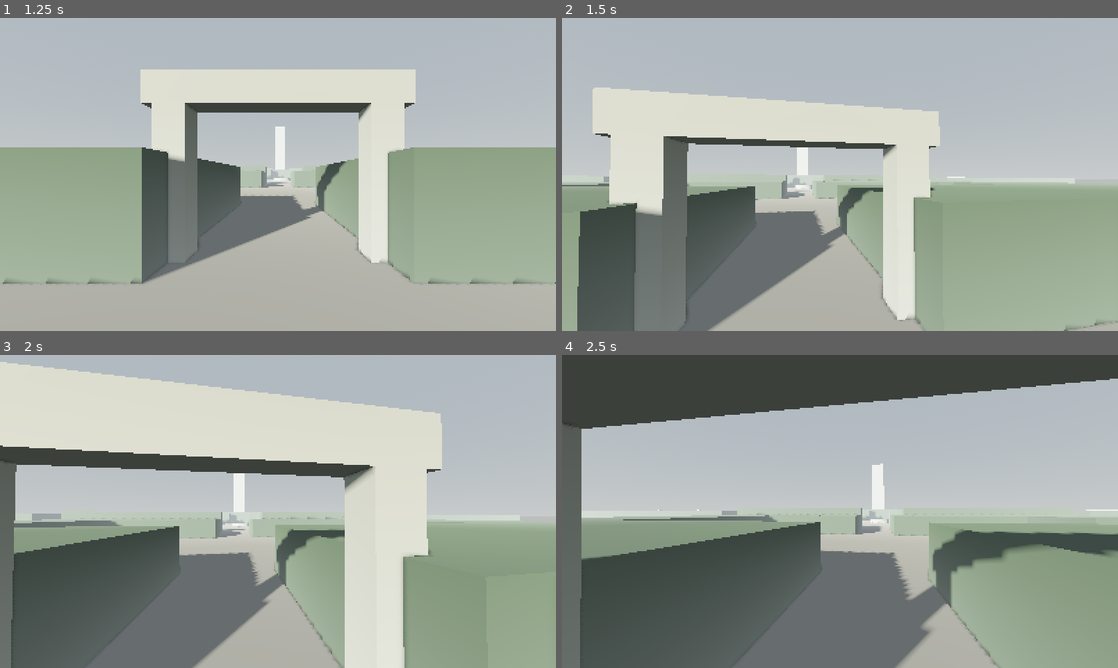
Above: before the commit, frames 1-4 (two rows, left to right).
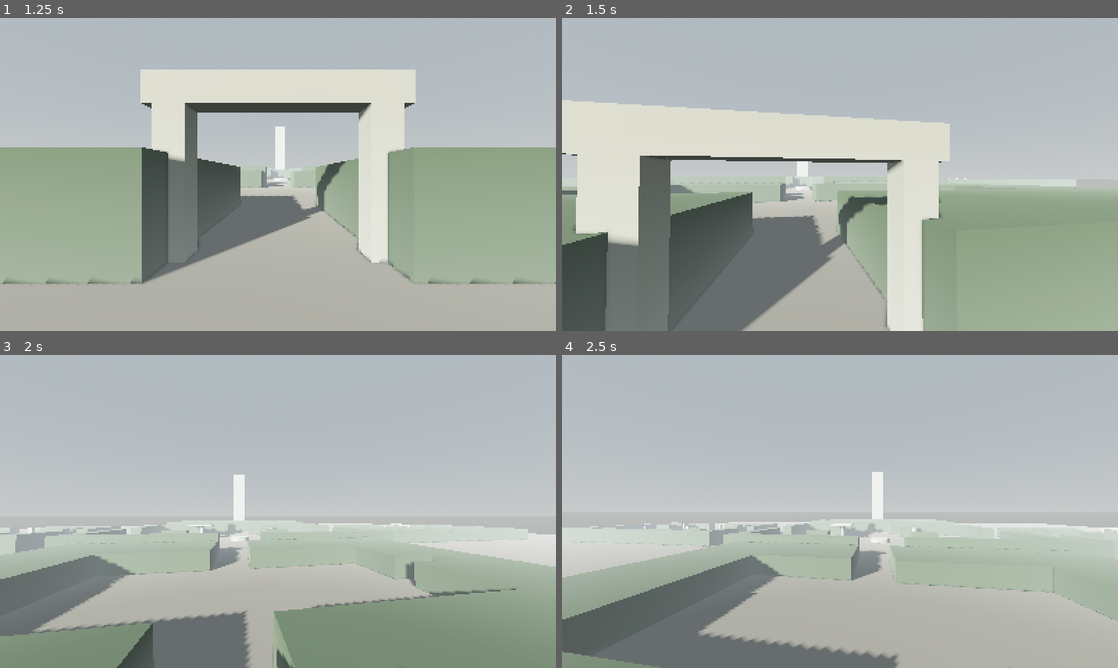
Above: after the commit, the same moments.

Repository: klauschatrny/dnd
Game: Godot game, scene res://cenas/menus/menu_inicial.tscn
Two runs of this game, one before a commit and one after it. Both use one fixed random seed, a clock stepped at 60 frames per second and the inputs below.
Inputs (mouse positions are in pixels of both pictures, inside the frame that each line leads up to):
- Up to frame 1 (1.25 s): click "Explorar" at 0.5 s
- Up to frame 2 (1.5 s): tap Enter at 1.25 s; move the mouse to (867, 174) at 1.27 s; hold W (mover_frente) from 1.28 s (still down); hold Space (pular) from 1.28 s (still down); tap N (noclip, bound only after the commit) at 1.35 s
- Up to frame 3 (2 s): keep holding W (mover_frente); keep holding Space (pular)
- Up to frame 4 (2.5 s): keep holding W (mover_frente); move the mouse to (812, 511) at 2.02 s; release Space (pular) at 2.03 s; tap Space (pular) at 2.1, 2.27 s; tap N (noclip, bound only after the commit) at 2.3 s

Frame 1 is identical in both runs. In frame 2, 19% of the frame differs, in the area x 0-100%, y 22-100%; in frame 3, 58%, in the area x 0-100%, y 2-100%; in frame 4, 54%.

Commit message:
Adiciona noclip temporário de teste (tecla N)
Ferramenta de depuração no jogador: N alterna o noclip; voa na direção do
olhar (WASD) e sobe com Espaço, movendo a posição direto (ignora colisão).
Marcado como temporário — remover antes do MVP.

Co-Authored-By: Claude Opus 4.8 <noreply@anthropic.com>

Diff:
--- a/project.godot
+++ b/project.godot
@@ -67,6 +67,11 @@
 "events": [Object(InputEventKey,"resource_local_to_scene":false,"resource_name":"","device":-1,"window_id":0,"alt_press …(190 unchanged characters)…
 ]
 }
+noclip={
+"deadzone": 0.5,
+"events": [Object(InputEventKey,"resource_local_to_scene":false,"resource_name":"","device":-1,"window_id":0,"alt_pressed":false,"shift_pressed":false,"ctrl_pressed":false,"meta_pressed":false,"pressed":false,"keycode":0,"physical_keycode":78,"key_label":0,"unicode":0,"location":0,"echo":false,"script":null)
+]
+}
 
 [rendering]
 
--- a/scripts/jogador/jogador.gd
+++ b/scripts/jogador/jogador.gd
@@ -3,13 +3,19 @@
 ##
 ## Ações: andar, olhar ao redor, interagir e pular. Ritmo contemplativo, sem head bob.
 ## Nota: o GDD (pilar §4) desaconselha pular; adicionado a pedido do dono do projeto.
+## Inclui um noclip TEMPORÁRIO (tecla N) só para teste/depuração — remover antes do MVP.
 
 ## Velocidade de caminhada (m/s). Confortável, pensada para incentivar a observação.
 @export var velocidade_caminhada: float = 2.8
 ## Velocidade vertical inicial do pulo (m/s).
 @export var velocidade_pulo: float = 4.5
+## Velocidade do noclip de teste (m/s).
+@export var velocidade_noclip: float = 8.0
 ## Limite vertical do olhar, em graus.
 @export var limite_vertical: float = 89.0
+
+# Ferramenta temporária de teste: voar atravessando a geometria.
+var _noclip: bool = false
 
 @onready var camera: Camera3D = $Camera3D
 @onready var raio_interacao: RayCast3D = $Camera3D/RaioInteracao
@@ -32,6 +38,10 @@
 
 
 func _physics_process(delta: float) -> void:
+	if _noclip:
+		_mover_noclip(delta)
+		return
+
 	if is_on_floor():
 		velocity.y = 0.0
 		if Input.is_action_just_pressed("pular"):
@@ -49,9 +59,25 @@
 	move_and_slide()
 
 
+## Noclip de teste: voa na direção do olhar (WASD) e sobe com pular, ignorando
+## colisão (move a posição direto, sem move_and_slide). Temporário — remover no MVP.
+func _mover_noclip(delta: float) -> void:
+	velocity = Vector3.ZERO
+	var entrada := Input.get_vector(
+		"mover_esquerda", "mover_direita", "mover_frente", "mover_tras"
+	)
+	var direcao := camera.global_transform.basis * Vector3(entrada.x, 0.0, entrada.y)
+	if Input.is_action_pressed("pular"):
+		direcao.y += 1.0
+	if direcao.length() > 0.0:
+		global_position += direcao.normalized() * velocidade_noclip * delta
+
+
 func _process(_delta: float) -> void:
 	if Input.is_action_just_pressed("interagir"):
 		_tentar_interagir()
+	if Input.is_action_just_pressed("noclip"):
+		_noclip = not _noclip
 
 
 ## Interação padrão do GDD: olhar para o objeto e apertar um único botão.
Not shown, changed: CLAUDE.md
